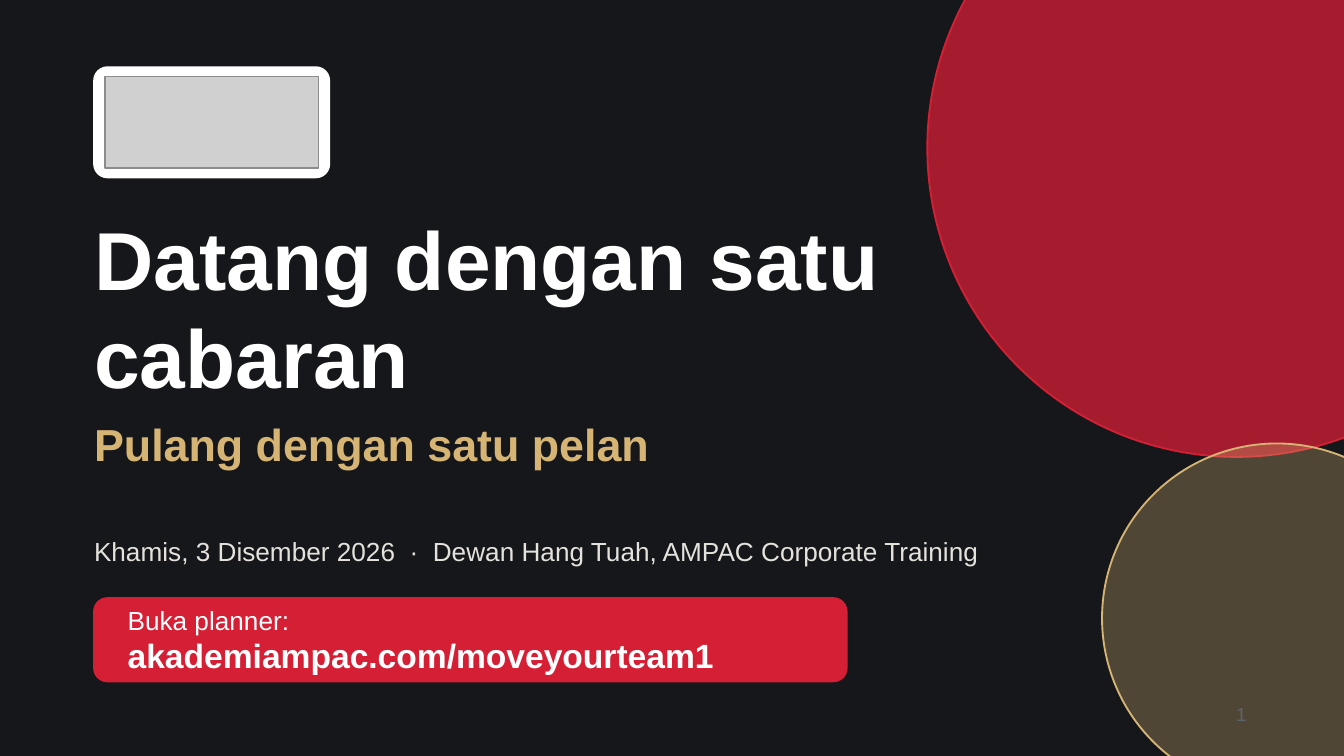
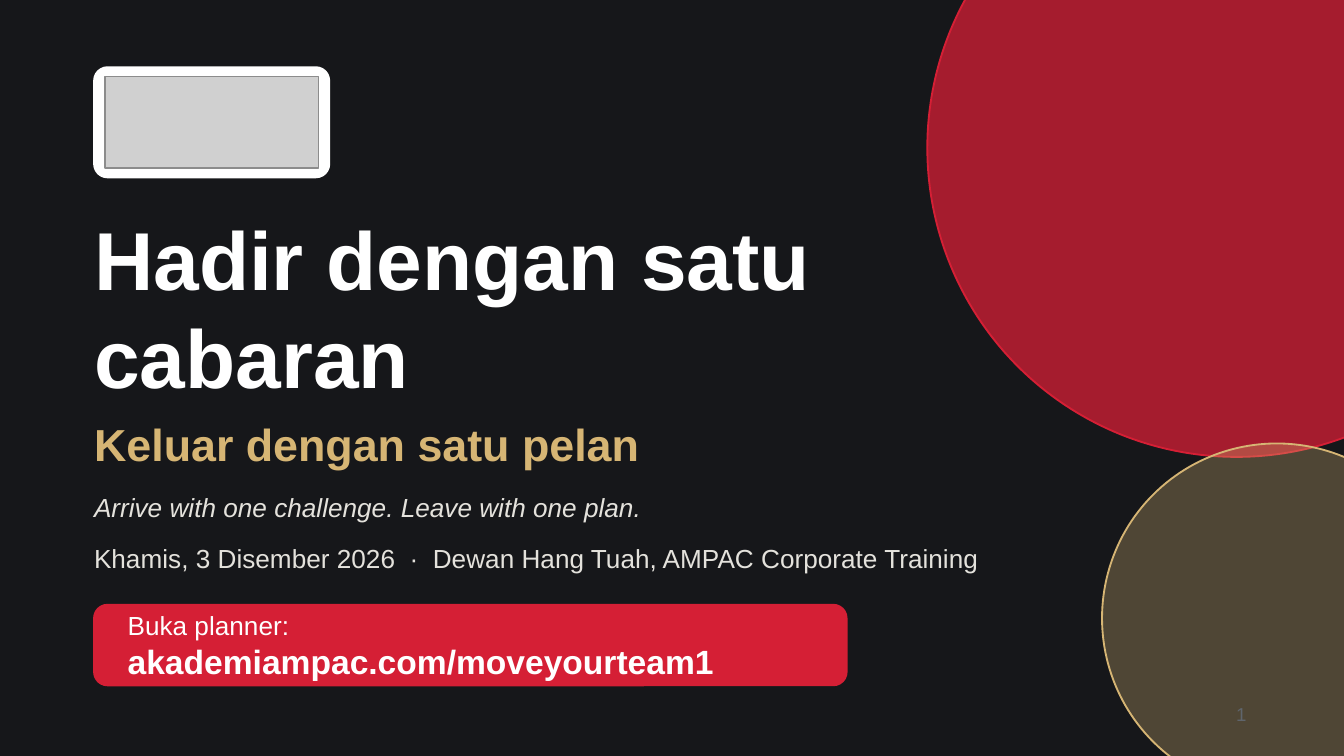
Before and after one commit to badrulsani/ampac-program, a slide deck: slide 1 of MOVE-YOUR-TEAM-Slaid-Fasilitator.pptx. Drawn at 1344x756 pixels with LibreOffice and Linux fonts; fonts in the diff are those of the drawing; grey boxes stand for pictures. Boxes give left, top, right and bottom in pixels: in the first picture for what was removed or moved away, otherwise in the second. Text is boxed around its words. In the diff, an @@ line names an element or a change of style, - is before the commit and + after.

```diff
--- a/MOVE-YOUR-TEAM-Slaid-Fasilitator.pptx
+++ b/MOVE-YOUR-TEAM-Slaid-Fasilitator.pptx
@@ title at box(94, 230, 810, 389): text changed @@
-Datang dengan satu cabaran
+Hadir dengan satu cabaran
@@ text at box(94, 428, 639, 470): text changed @@
-Pulang dengan satu pelan
+Keluar dengan satu pelan
@@ text added at box(94, 498, 641, 522), 14 pt, text #E4E2DC, italic @@
+Arrive with one challenge. Leave with one plan.
@@ 2 texts, 1 rounded rectangle: place and size @@
-2 texts, 1 rounded rectangle at box(94, 542, 978, 681)
+2 texts, 1 rounded rectangle at box(94, 549, 978, 685)
@@ rounded rectangle at box(94, 605, 847, 685): proportions changed @@
```
Also in this commit, not shown: 4 other slides changed, 14 slides added, 3 slides removed.
